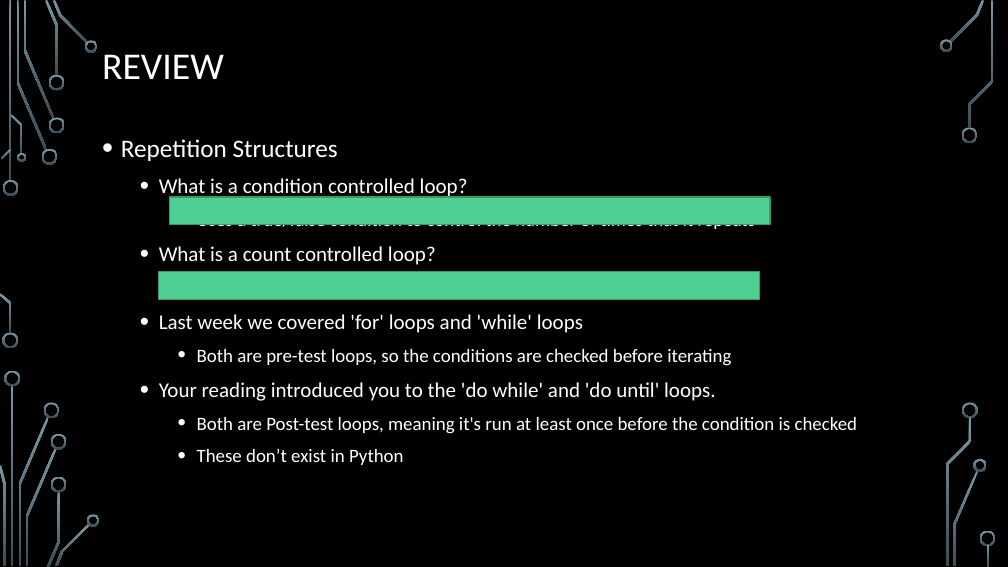
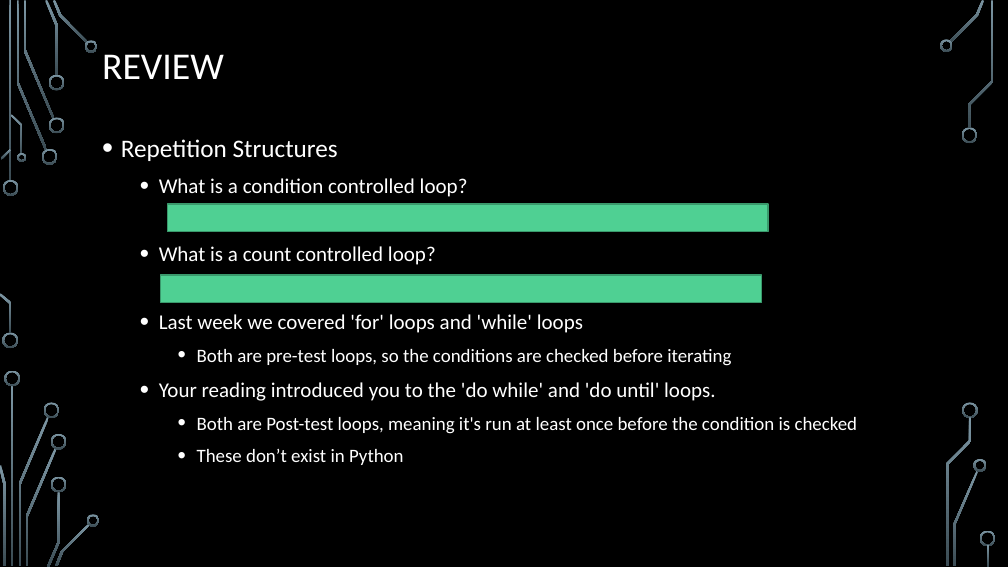
Before and after one commit to william-estes/youtube, a slide deck: slide 3 of lecture_5/Lecture_5.pptx. Drawn at 1008x567 pixels with LibreOffice and Linux fonts; fonts in the diff are those of the drawing; background and template pictures are left out. Boxes give left, top, right and bottom in pixels: in the first picture for what was removed or moved away, otherwise in the second. Text is boxed around its words. In the diff, an @@ line names an element or a change of style, - is before the commit and + after.

```diff
--- a/lecture_5/Lecture_5.pptx
+++ b/lecture_5/Lecture_5.pptx
@@ rectangle: place and size @@
-rectangle at bbox=[169, 197, 771, 225]
+rectangle at bbox=[167, 204, 768, 232]
@@ rectangle: place and size @@
-rectangle at bbox=[159, 271, 760, 299]
+rectangle at bbox=[161, 275, 762, 303]
```
Also in this commit, not shown: 3 other slides changed, 1 other file.
